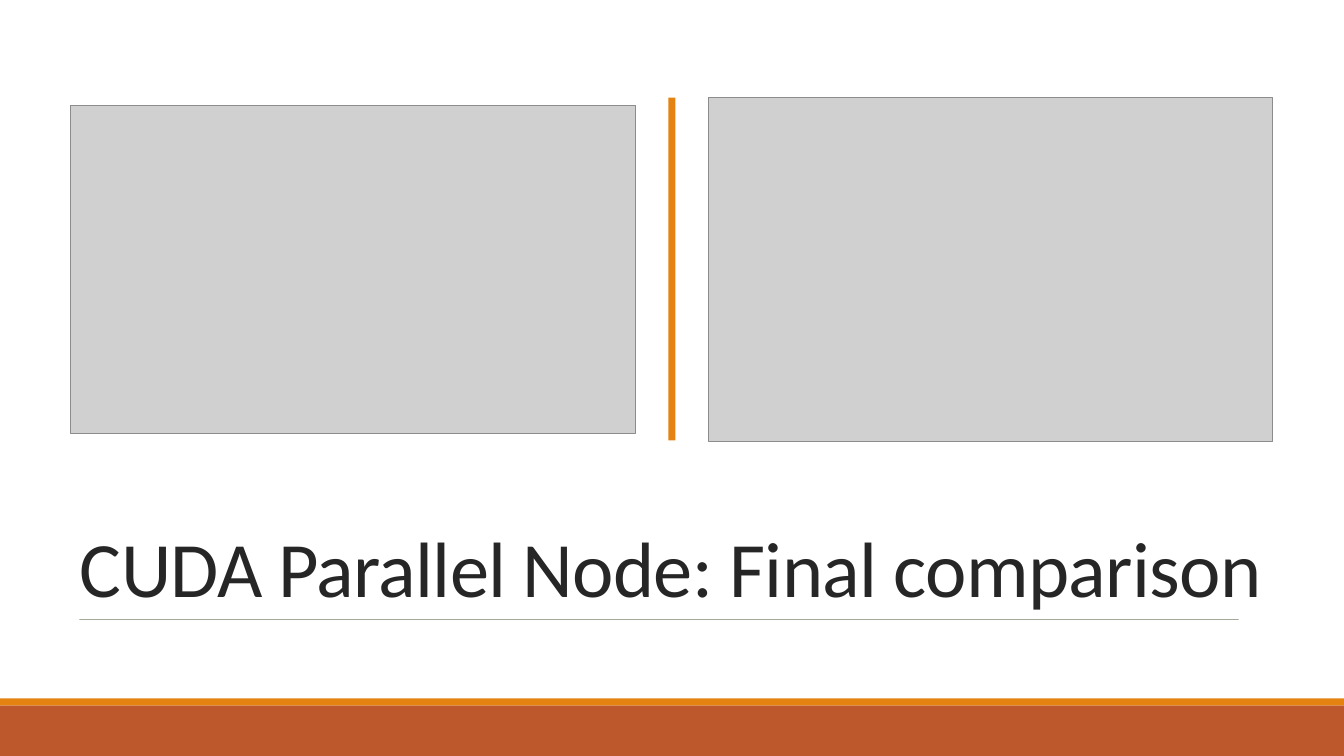
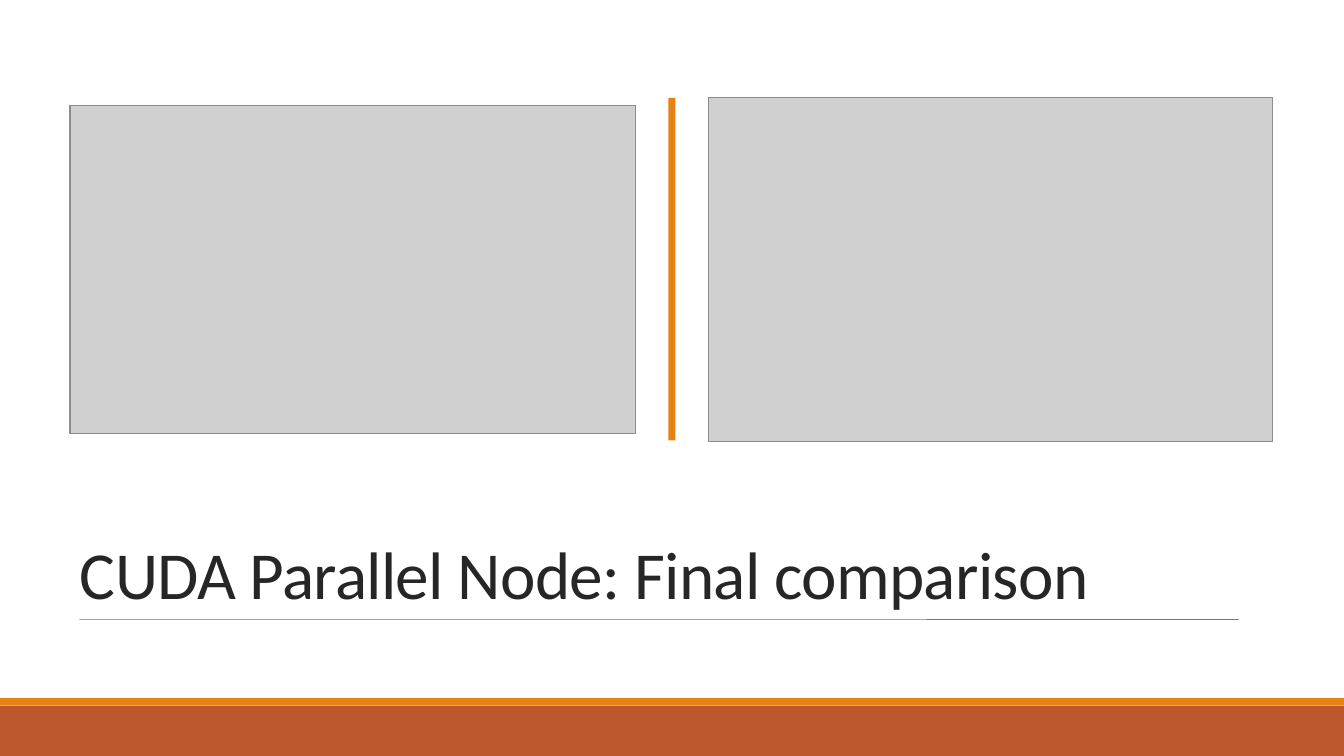
Before and after one commit to RiccardoRevalor/ParallelTriangleCounting, a slide deck: slide 11 of presentation.pptx. Drawn at 1344x756 pixels with LibreOffice and Linux fonts; fonts in the diff are those of the drawing; grey boxes stand for pictures. Boxes give left, top, right and bottom in pixels: in the first picture for what was removed or moved away, otherwise in the second. Text is boxed around its words. In the diff, an @@ line names an element or a change of style, - is before the commit and + after.

```diff
--- a/presentation.pptx
+++ b/presentation.pptx
@@ title "CUDA Parallel Node: Final comparison" at <box>80,552,1088,610</box>: size 56 to 48 pt @@
```
Also in this commit, not shown: 9 other slides changed, 1 other file.
